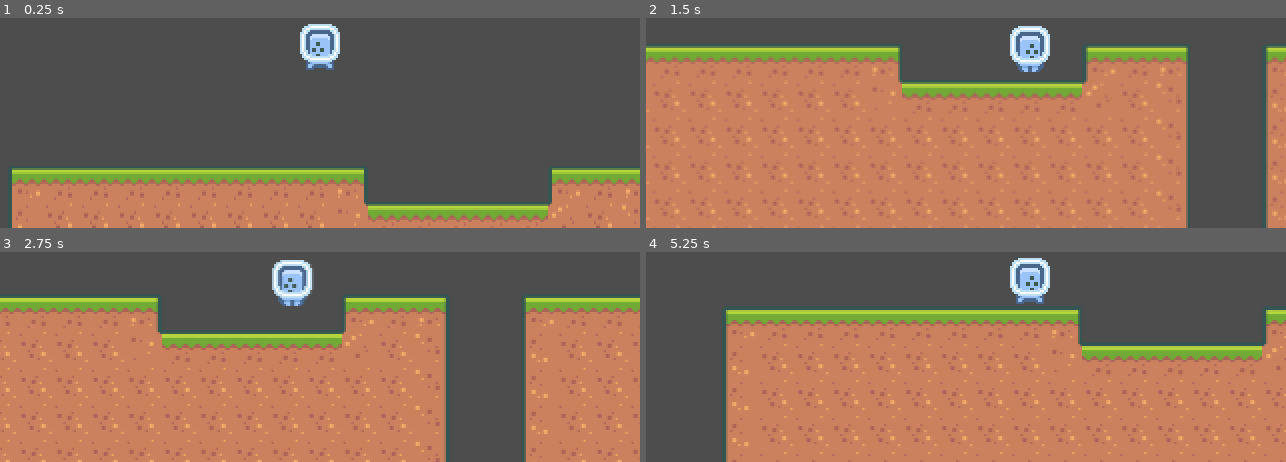
Above: before the commit, frames 1-4 (two rows, left to right).
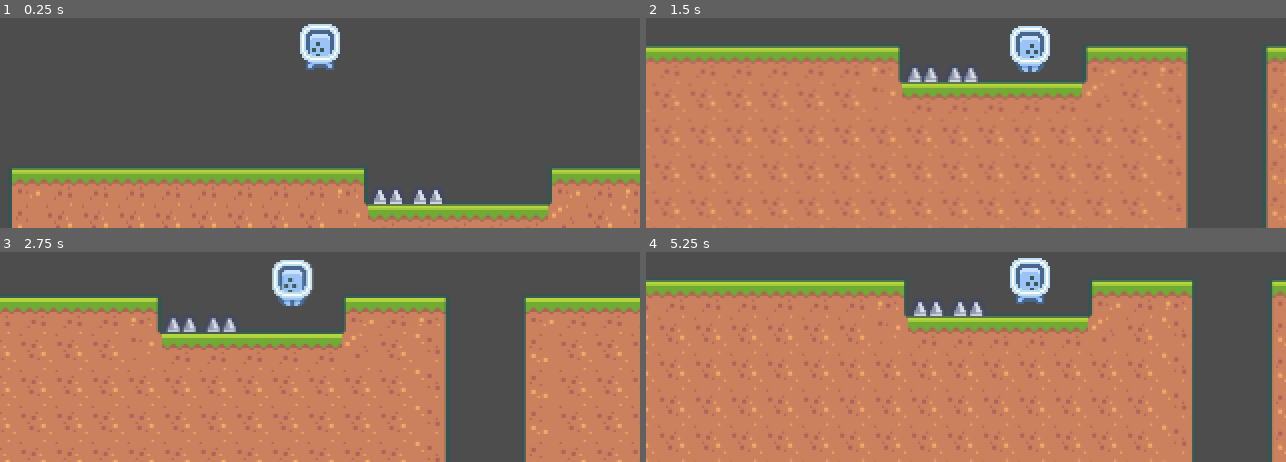
Above: after the commit, the same moments.

Repository: mrnustik/godot_basic_platformer
Game: Godot game, scene res://World.tscn
Two runs of this game, one before a commit and one after it. Both use one fixed random seed, a clock stepped at 60 frames per second and the inputs below.
Inputs:
- Up to frame 1 (0.25 s): no input
- Up to frame 2 (1.5 s): tap Enter (ui_accept) at 0.5, 0.77 s; hold Right (ui_right) from 0.53 s (still down)
- Up to frame 3 (2.75 s): tap Enter (ui_accept) at 1.52 s; release Right (ui_right) at 2.03 s; hold Left (ui_left) from 2.03 s (still down)
- Up to frame 4 (5.25 s): tap Enter (ui_accept) at 3.02, 3.77, 4.52 s; release Left (ui_left) at 4.28 s; hold Right (ui_right) from 4.28 s (still down)

The runs differ from the first frame. In frame 1, 0.4% of the frame differs, in the area x 58-70%, y 81-89%; in frame 2, 0.4%; in frame 3, 0.4%; in frame 4, 38%, in the area x 0-100%, y 12-100%.

Commit message:
Add Hitbox model with static spikes

Diff:
--- /dev/null
+++ b/src/Hitbox.gd
@@ -0,0 +1,9 @@
+extends Area2D
+class_name Hitbox
+
+@export var damage = 0;
+
+func _on_body_entered(body):
+	if body is Player:
+		print("Hitbox entered by player")
+		body.damage(self, damage)
--- /dev/null
+++ b/src/Hitbox.tscn
@@ -0,0 +1,8 @@
+[gd_scene load_steps=2 format=3 uid="uid://c3pq8e806cfea"]
+
+[ext_resource type="Script" path="res://Hitbox.gd" id="1_5c0ge"]
+
+[node name="Hitbox" type="Area2D"]
+script = ExtResource("1_5c0ge")
+
+[connection signal="body_entered" from="." to="." method="_on_body_entered"]
--- a/src/Player.gd
+++ b/src/Player.gd
@@ -1,11 +1,13 @@
 extends CharacterBody2D
-
+class_name Player
 
 const SPEED = 100.0
 const JUMP_VELOCITY = -120.0
+const INITIAL_HEALTH = 100
 
 # Get the gravity from the project settings to be synced with RigidBody nodes.
 var gravity = ProjectSettings.get_setting("physics/2d/default_gravity")
+var health = INITIAL_HEALTH
 
 @onready var animationSprite: AnimatedSprite2D = get_node("AnimatedSprite2d")
 
@@ -43,3 +45,10 @@
 func apply_gravity(delta):
 	if not is_on_floor():
 		velocity.y += gravity * delta
+
+func damage(origin: Node2D, damage: int):
+	health -= damage;
+	if health < 0:
+		get_tree().reload_current_scene()
+	var knockBackDirection = origin.position.direction_to(self.position)
+	velocity = knockBackDirection * 200
--- /dev/null
+++ b/src/Spikes.tscn
@@ -0,0 +1,17 @@
+[gd_scene load_steps=3 format=3 uid="uid://b7rdm85wycc2k"]
+
+[ext_resource type="PackedScene" uid="uid://c3pq8e806cfea" path="res://Hitbox.tscn" id="1_e201l"]
+[ext_resource type="Texture2D" uid="uid://bvdb1ivemi3sx" path="res://Assets/tiles.png" id="2_tc5te"]
+
+[node name="Spikes" instance=ExtResource("1_e201l")]
+collision_layer = 0
+collision_mask = 2
+damage = 30
+
+[node name="Sprite2D" type="Sprite2D" parent="." index="0"]
+texture = ExtResource("2_tc5te")
+region_enabled = true
+region_rect = Rect2(144, 63, 18, 9)
+
+[node name="CollisionPolygon2D" type="CollisionPolygon2D" parent="." index="1"]
+polygon = PackedVector2Array(-8, 4, -5, -3, -3, -3, -1, 2, 1, 2, 3, -3, 5, -3, 7, 1, 8, 4)
--- a/src/World.tscn
+++ b/src/World.tscn
@@ -1,7 +1,8 @@
-[gd_scene load_steps=3 format=3 uid="uid://okxonpucwbw8"]
+[gd_scene load_steps=4 format=3 uid="uid://okxonpucwbw8"]
 
 [ext_resource type="PackedScene" uid="uid://b1erldlanoujw" path="res://Player.tscn" id="1_21dn6"]
 [ext_resource type="PackedScene" uid="uid://ci2o45poki1dx" path="res://TileMap.tscn" id="2_xxayf"]
+[ext_resource type="PackedScene" uid="uid://b7rdm85wycc2k" path="res://Spikes.tscn" id="3_f21lp"]
 
 [node name="World" type="Node2D"]
 
@@ -9,3 +10,9 @@
 position = Vector2(156, 54)
 
 [node name="TileMap" parent="." instance=ExtResource("2_xxayf")]
+
+[node name="Spikes" parent="." instance=ExtResource("3_f21lp")]
+position = Vector2(190, 141)
+
+[node name="Spikes2" parent="." instance=ExtResource("3_f21lp")]
+position = Vector2(210, 141)
